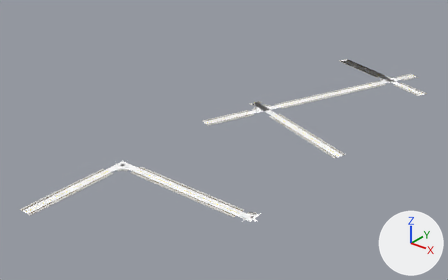
One commit to the glTF model game/assets/city/roads/roads_-5_0.gltf: the scene before it, then after it.
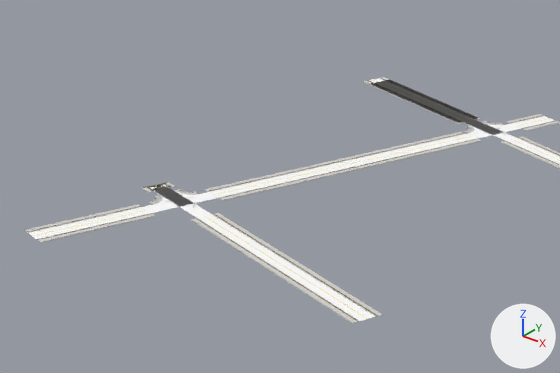
Each version appears first whole from a 50 mm camera at (-1803.0, -743.0, 275.0) aimed at (-2168.0, -288.0, -8.0), and next in a close-up on the part from 43% to 93% of the width and 10% to 64% of the height. Lighting does not change. The marker at lower right points along +X, +Y and +Z. The last two pictures show the newer version. Objects named as collision shapes, trigger or cutter boxes, shadow casters or lower levels of detail are left out. Vertices at exactly the same position are counted once.

Objects in the first close-up: 'roads_-5_0_Road_Tactile_Strip', 'roads_-5_0_SH_kerb', 'roads_-5_0_SH_sidewalk', 'roads_-5_0_SH_wet_asphalt' and 2 more.
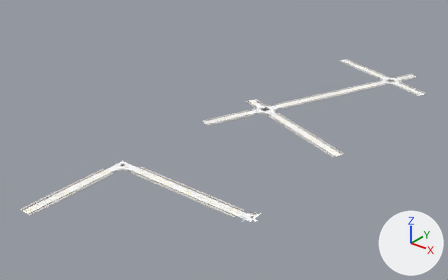
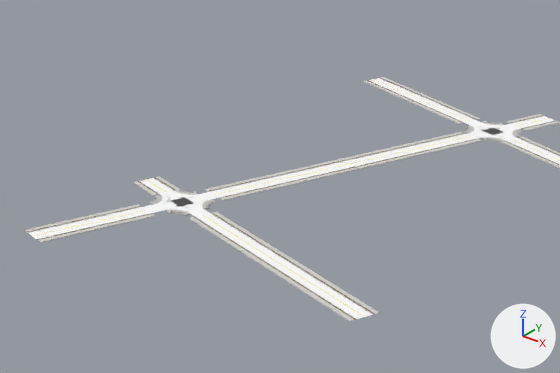
Where the change shows, as pixel boxes (x1, y1, x2, y2) in the close-ups (560 x 373 px; the box of a moved part takes in the faces that stretch with it):
'roads_-5_0_SH_wet_asphalt', reshaped: before (29, 78, 560, 321); after (29, 78, 560, 319)
'roads_-5_0_SH_sidewalk', reshaped: before (24, 77, 560, 324); after (24, 77, 560, 322)
part 1 of me_roads__5_0_sh_sidewalk, rebuilt: before (142, 186, 166, 193); after (133, 181, 157, 196)
part 2 of me_roads__5_0_sh_sidewalk, reshaped: before (369, 79, 477, 124); after (407, 99, 464, 112)
part 3 of me_roads__5_0_sh_sidewalk, moved or reshaped: before (153, 182, 175, 190); after (156, 176, 182, 192)
part 4 of me_roads__5_0_sh_wet_asphalt, moved or reshaped: before (150, 184, 376, 321); after (141, 178, 373, 319)
part 5 of me_roads__5_0_sh_wet_asphalt, built on: (369, 80, 560, 164) in both

The change, as a list of edits to the scene's bpy script:
```text
Change me_roads__5_0_sh_sidewalk:
    used by ob_roads__5_0_sh_sidewalk; location = (0.0, 0.0, 0.0)
    remove me_roads__5_0_sh_sidewalk.from_pydata(...)  # 1116 vertices, 1312 faces; spans x -2207.0..-2045.0, y -508.0..7.0, z 0.0
    add me_roads__5_0_sh_sidewalk.from_pydata(...)  # 1236 vertices, 1416 faces; spans x -2207.0..-2047.0, y -508.0..7.0, z 0.0
    me_roads__5_0_sh_sidewalk part 1: the loose piece of 9 vertices spanning x -2195.0..-2185.0, y -210.0..-196.0, z 0.0 is rebuilt with 12 vertices and now spans x -2203.0..-2185.0, y -211.0..-202.0, z 0.0
    me_roads__5_0_sh_sidewalk part 2: 3 vertices moved within x -2152.0..-2131.0, y -19.0..-15.0, z 0.0; 80 vertices removed from x -2187.0..-2115.0, y -35.0..5.0, z 0.0; 2 vertices added at x -2153.0..-2132.0, y -22.0..-18.0, z 0.0
    me_roads__5_0_sh_sidewalk part 3: 9 vertices removed from x -2191.0..-2184.0, y -209.0..-194.0, z 0.0; 12 vertices added at x -2198.0..-2181.0, y -200.0..-191.0, z 0.0
    other edits to the shape of me_roads__5_0_sh_sidewalk do not show in these pictures
Change me_roads__5_0_sh_wet_asphalt:
    used by ob_roads__5_0_sh_wet_asphalt; location = (0.0, 0.0, 0.0)
    remove me_roads__5_0_sh_wet_asphalt.from_pydata(...)  # 3070 vertices, 5423 faces; spans x -2204.0..-2044.0, y -508.0..4.0, z 0.0
    add me_roads__5_0_sh_wet_asphalt.from_pydata(...)  # 2789 vertices, 4889 faces; spans x -2204.0..-2044.0, y -508.0..4.0, z 0.0
    me_roads__5_0_sh_wet_asphalt part 4: 2 vertices moved within x -2185.0..-2167.0, y -211.0..-208.0, z 0.0; 532 vertices removed from x -2194.0..-2047.0, y -263.0..-197.0, z 0.0; 502 vertices added at x -2202.0..-2048.0, y -262.0..-194.0, z 0.0
    me_roads__5_0_sh_wet_asphalt part 5: 22 vertices moved within x -2190.0..-2072.0, y -46.0..-2.0, z 0.0; 350 vertices removed from x -2189.0..-2048.0, y -60.0..2.0, z 0.0; 99 vertices added at x -2190.0..-2048.0, y -59.0..-1.0, z 0.0
```
